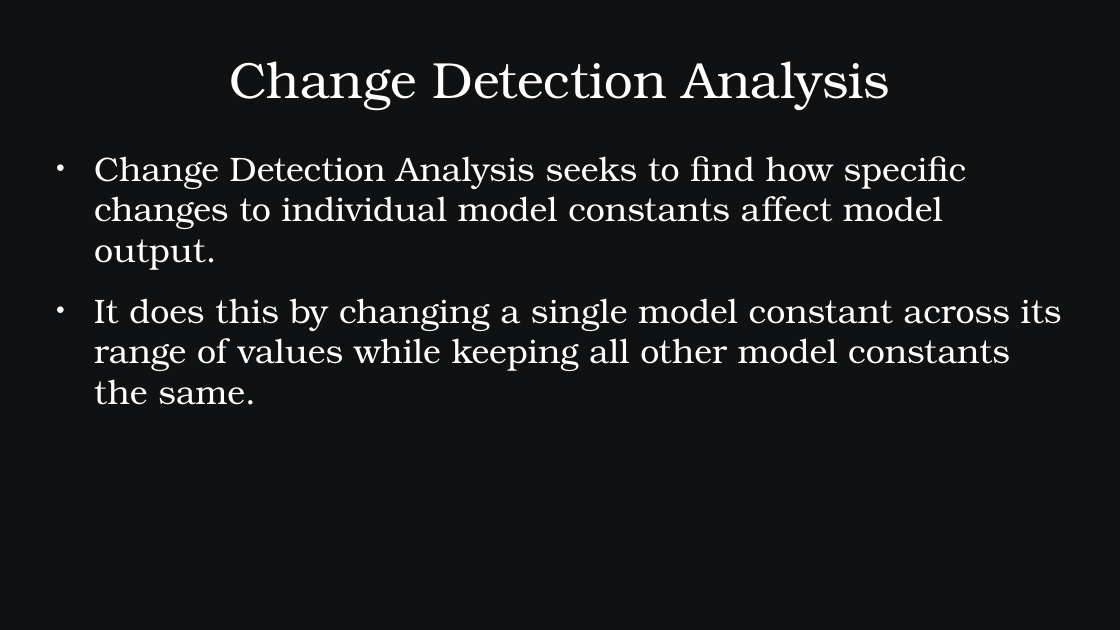
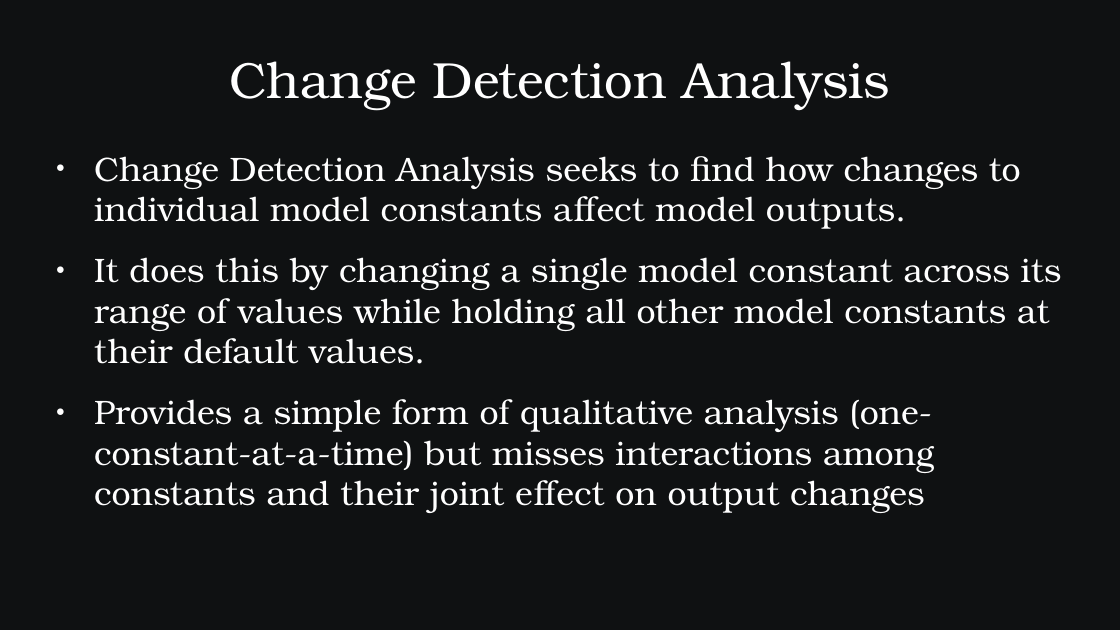
Before and after one commit to SamAllen06/lake_temp_work, a slide deck: slide 15 of documentation/for_collaborators/AnalysisOverview.pptx. Drawn at 1120x630 pixels with LibreOffice and Linux fonts; fonts in the diff are those of the drawing. Boxes give left, top, right and bottom in pixels: in the first picture for what was removed or moved away, otherwise in the second. Text is boxed around its words. In the diff, an @@ line names an element or a change of style, - is before the commit and + after.

```diff
--- a/documentation/for_collaborators/AnalysisOverview.pptx
+++ b/documentation/for_collaborators/AnalysisOverview.pptx
@@ text at [94,156,1062,513]: text changed @@
-● Change Detection Analysis seeks to find how specific changes to individual model constants affect model output.
-● It does this by changing a single model constant across its range of values while keeping all other model constants the same.
+● Change Detection Analysis seeks to find how changes to individual model constants affect model outputs.
+● It does this by changing a single model constant across its range of values while holding all other model constants at their default values.
+● Provides a simple form of qualitative analysis (one-constant-at-a-time) but misses interactions among constants and their joint effect on output changes
```
Also in this commit, not shown: 19 other slides changed.
